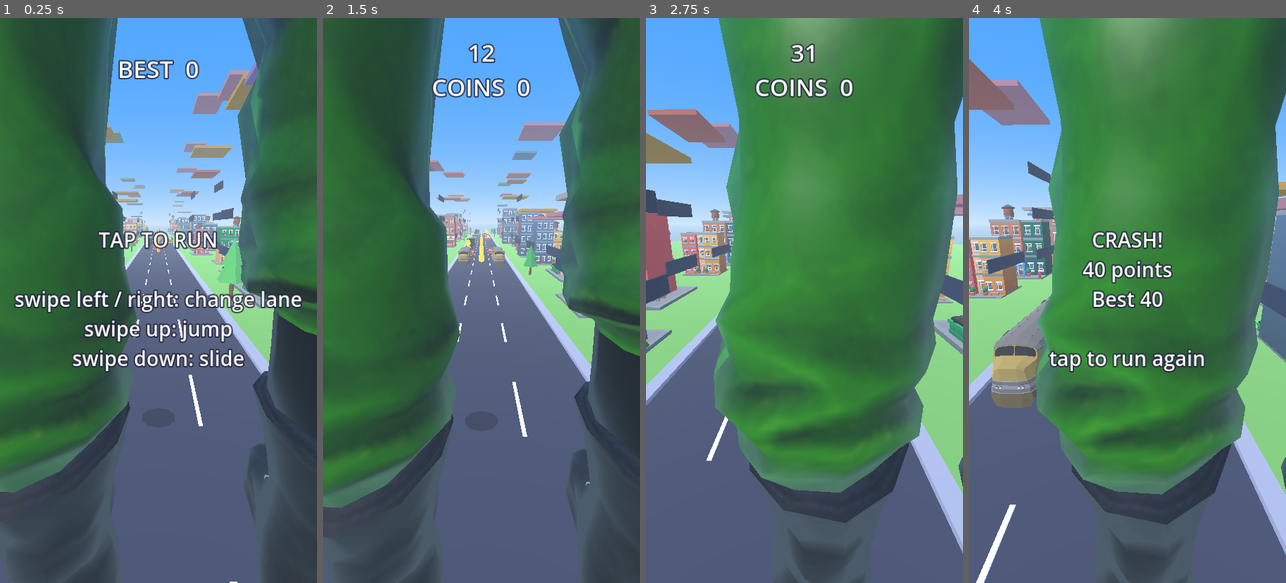
Above: before the commit, frames 1-4 (left to right).
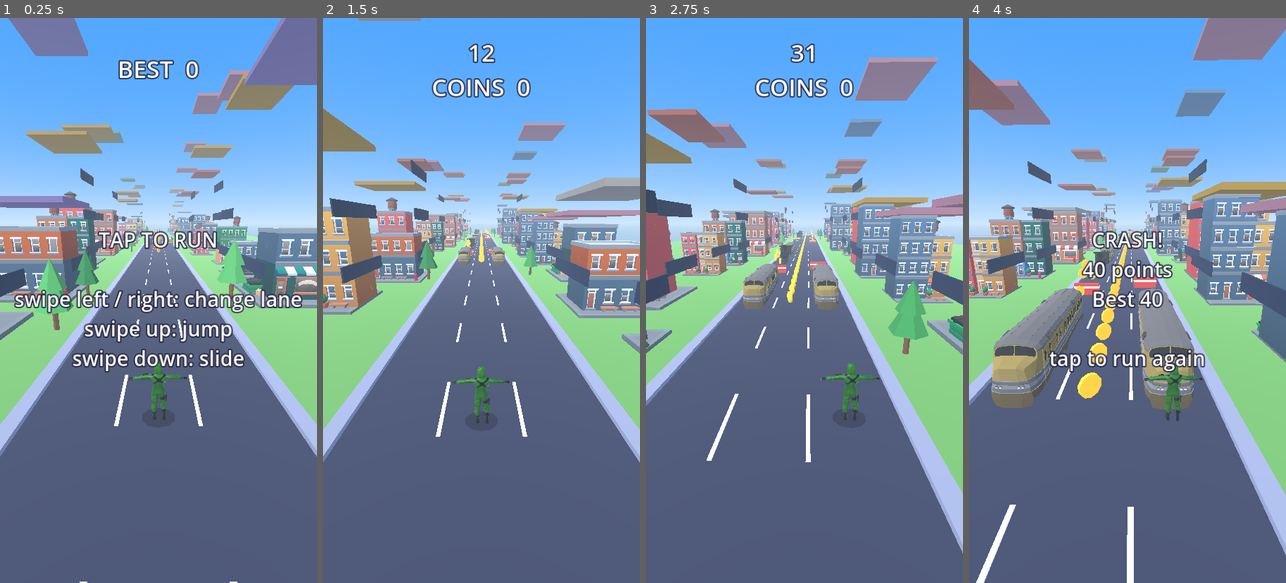
Above: after the commit, the same moments.

Repository: akshathgaming198028-cell/EndlessGame
Game: Godot game, scene res://main.tscn
The game is run twice, just before and just after one commit, with the same random seed, the same clock (stepped at 60 frames per second) and the same inputs.
Inputs (mouse positions are in pixels of both pictures, inside the frame that each line leads up to):
- Up to frame 1 (0.25 s): no input
- Up to frame 2 (1.5 s): tap Enter at 0.5 s; move the mouse to (551, 272) at 0.52 s; hold Right 0.53-1.25 s; click (551, 272) at 0.67 s; tap Space at 0.77 s; drag from (418, 328) to (465, 413) at 1.27 s
- Up to frame 3 (2.75 s): move the mouse to (836, 176) at 2.02 s; hold Right from 2.03 s (still down)
- Up to frame 4 (4 s): release Right at 2.75 s; drag from (1111, 413) to (1032, 215) at 2.77 s; tap Enter at 3.5 s; move the mouse to (1222, 385) at 3.52 s; hold Left from 3.53 s (still down); tap Space at 3.77 s

The runs differ from the first frame. In frame 1, 54% of the frame differs, in the area x 0-100%, y 0-100%; in frame 2, 57%; in frame 3, 58%, in the area x 21-100%, y 0-100%; in frame 4, 56%.

Commit message:
Character: fixed scale from the file's measured height instead of skinned bounds
Co-Authored-By: Claude Haiku 5.5 <noreply@anthropic.com>
Claude-Session: https://claude.ai/code/session_01DDNfUcEeZJQNoZPcRL3Cag

Diff:
--- a/main.gd
+++ b/main.gd
@@ -347,12 +347,9 @@
 func _setup_rig(model: Node3D) -> void:
 	# Mixamo models face +Z and come in tiny units: turn to face -Z (our run direction) and fit to player height
 	model.rotation_degrees.y = 180.0
-	var box := _model_box(model, body)
-	if box.size.y > 0.0:
-		var k := PLAYER_HEIGHT / box.size.y
-		var c := box.get_center()
-		model.scale = Vector3.ONE * k
-		model.position = Vector3(-k * c.x, -k * box.position.y, -k * c.z)
+	# this rig is 0.74 units tall in its file (measured), so scale it to the player height
+	model.scale = Vector3.ONE * (PLAYER_HEIGHT / 0.74)
+	model.position = Vector3.ZERO
 	skel = _find_skeleton(model)
 	if skel != null:
 		for nm in ["Spine", "LeftArm", "RightArm", "LeftUpLeg", "RightUpLeg", "LeftLeg", "RightLeg"]:
